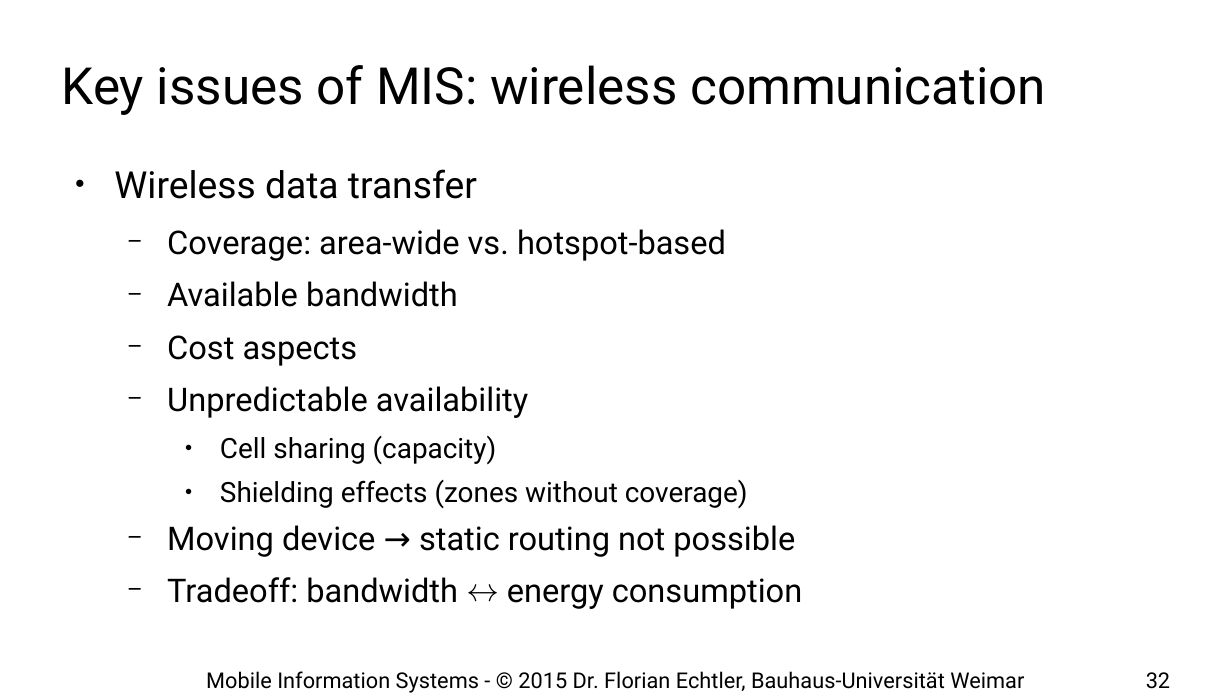
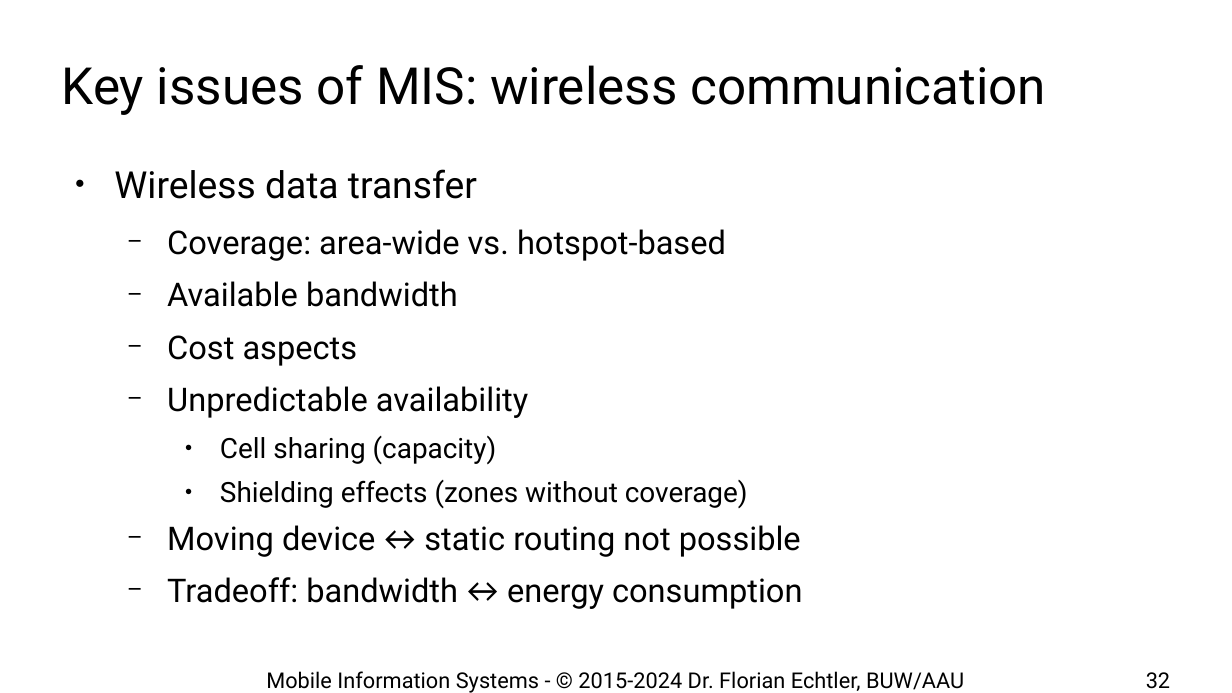
Before and after one commit to floe/mobile-information-systems, a slide deck: slide 32 of 01-introduction-basics.odp. Drawn at 1232x693 pixels with LibreOffice and Linux fonts; fonts in the diff are those of the drawing; background and template pictures are left out. Boxes give left, top, right and bottom in pixels: in the first picture for what was removed or moved away, otherwise in the second. Text is boxed around its words. In the diff, an @@ line names an element or a change of style, - is before the commit and + after.

```diff
--- a/01-introduction-basics.odp
+++ b/01-introduction-basics.odp
@@ text at bbox=[167, 525, 801, 557]: text changed @@
-  − Moving device → static routing not possible
+  − Moving device ↔ static routing not possible
@@ text at bbox=[167, 577, 802, 609]: font Roboto to Lato in "↔" @@
@@ text at bbox=[266, 671, 964, 693]: text changed @@
-Mobile Information Systems - © 2015 Dr. Florian Echtler, Bauhaus-Universität Weimar
+Mobile Information Systems - © 2015-2024 Dr. Florian Echtler, BUW/AAU
```
Also in this commit, not shown: 35 other slides changed, 1 slide added, 1 other file.
